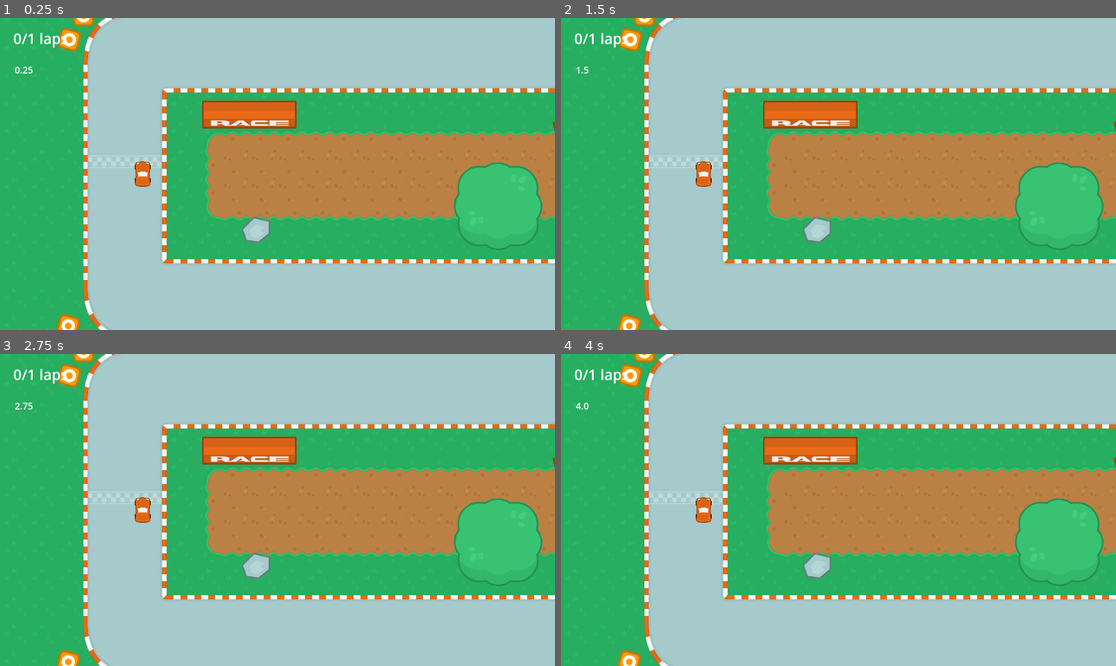
Above: before the commit, frames 1-4 (two rows, left to right).
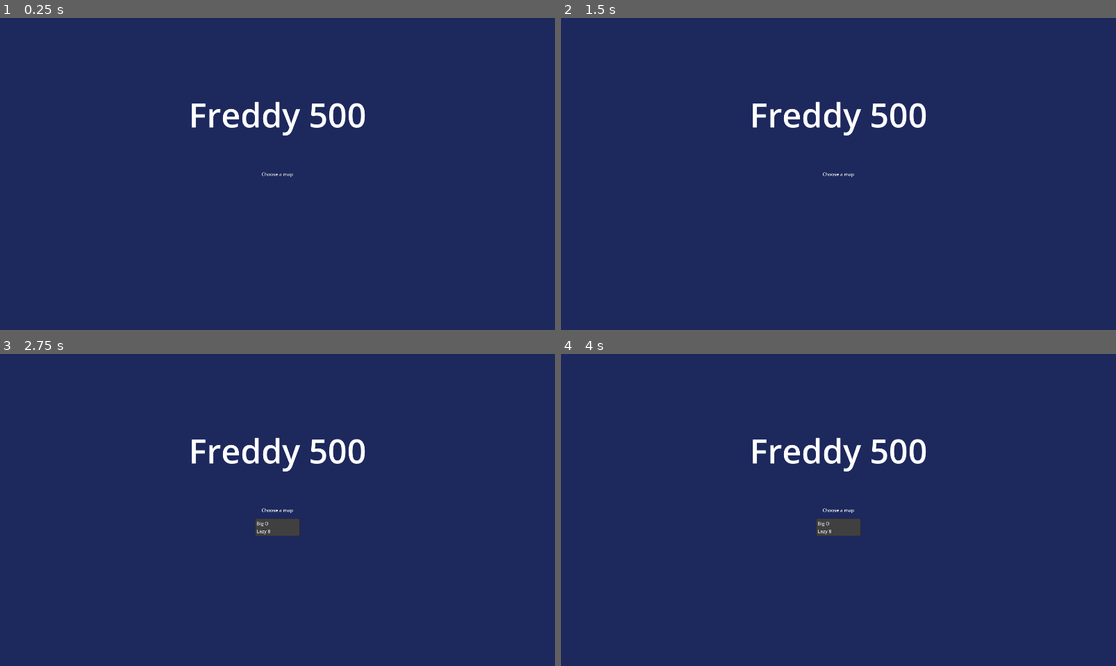
Above: after the commit, the same moments.

Repository: fredchien3/20-game-challenge
Game: Godot game, scene res://scenes/main/main.tscn
Two runs of this game, one before a commit and one after it. Both use one fixed random seed, a clock stepped at 60 frames per second and the inputs below.
Inputs (mouse positions are in pixels of both pictures, inside the frame that each line leads up to):
- Up to frame 1 (0.25 s): no input
- Up to frame 2 (1.5 s): click (838, 174) at 0.5 s, where only the run after the commit has a clickable "Choose a map"; click (838, 174) at 1.25 s, where only the run after the commit has a clickable "Choose a map"
- Up to frame 3 (2.75 s): click (277, 510) at 2 s, where only the run after the commit has a clickable "Choose a map"
- Up to frame 4 (4 s): no input

The runs differ from the first frame. In frame 1, 100% of the frame differs, in the area x 0-100%, y 0-100%; in frame 2, 100%; in frame 3, 100%; in frame 4, 100%.

Commit message:
Add countdown to start game

Diff:
--- a/4--indy-500/scenes/main/main.gd
+++ b/4--indy-500/scenes/main/main.gd
@@ -24,7 +24,7 @@
 	reset_variables()
 	$MainMenu/TrackSelector.get_popup().id_pressed.connect(_on_track_selected)
 	# debug
-	_on_track_selected(0)
+	#_on_track_selected(0)
 
 func _process(delta: float) -> void:
 	if game_running:
@@ -42,7 +42,8 @@
 	$GameCamera.limit_bottom = track_bounds[1]
 
 	# Load car
-	var car = load("res://scenes/car/car.tscn").instantiate()
+	var car: RigidBody2D = load("res://scenes/car/car.tscn").instantiate()
+	car.freeze = true
 	car.player_num = 1
 	$GameCamera.reparent(car)
 
@@ -53,7 +54,18 @@
 	$MainMenu.visible = false
 	$HUD.visible = true
 	$HUD/WinLabel.visible = false
+
+	$HUD/CountdownLabel.text = "3"
+	await get_tree().create_timer(1).timeout
+	$HUD/CountdownLabel.text = "2"
+	await get_tree().create_timer(1).timeout
+	$HUD/CountdownLabel.text = "1"
+	await get_tree().create_timer(1).timeout
+	$HUD/CountdownLabel.text = "Start!"
 	game_running = true
+	car.freeze = false
+	await get_tree().create_timer(0.5).timeout
+	$HUD/CountdownLabel.text = ""
 
 func _on_finish_line_crossed(_body):
 	laps_complete += 1
--- a/4--indy-500/scenes/main/main.tscn
+++ b/4--indy-500/scenes/main/main.tscn
@@ -13,6 +13,9 @@
 
 [sub_resource type="LabelSettings" id="LabelSettings_iuonh"]
 font_size = 50
+
+[sub_resource type="LabelSettings" id="LabelSettings_l3cfh"]
+font_size = 75
 
 [node name="Main" type="Node2D"]
 script = ExtResource("1_hyk8p")
@@ -95,6 +98,20 @@
 offset_bottom = 259.0
 text = "Main Menu"
 
+[node name="CountdownLabel" type="Label" parent="HUD"]
+anchors_preset = 8
+anchor_left = 0.5
+anchor_top = 0.5
+anchor_right = 0.5
+anchor_bottom = 0.5
+offset_left = -107.0
+offset_top = -51.5
+offset_right = 107.0
+offset_bottom = 51.5
+grow_horizontal = 2
+grow_vertical = 2
+label_settings = SubResource("LabelSettings_l3cfh")
+
 [node name="GameCamera" type="Camera2D" parent="."]
 zoom = Vector2(0.75, 0.75)
 process_callback = 0
--- a/4--indy-500/scenes/tracks/obstacles/cone.tscn
+++ b/4--indy-500/scenes/tracks/obstacles/cone.tscn
@@ -4,12 +4,13 @@
 
 [node name="Cone" type="RigidBody2D"]
 gravity_scale = 0.0
-linear_damp = 7.0
-angular_damp = 7.0
+linear_damp = 1.0
+angular_damp = 1.0
 
 [node name="Sprite2D" type="Sprite2D" parent="."]
-scale = Vector2(2.17909, 2.17909)
+scale = Vector2(1.5, 1.5)
 texture = ExtResource("1_ja4x8")
 
 [node name="CollisionPolygon2D" type="CollisionPolygon2D" parent="."]
-polygon = PackedVector2Array(-42, -46, -44, 45, 45, 46, 47, -47)
+scale = Vector2(1.5, 1.5)
+polygon = PackedVector2Array(-20.6667, -20, -21.3333, 21.3333, 22.6667, 20, 20, -20.6667)
Not shown: 1 places in 4--indy-500/scenes/main/main.tscn that only renumber resources
